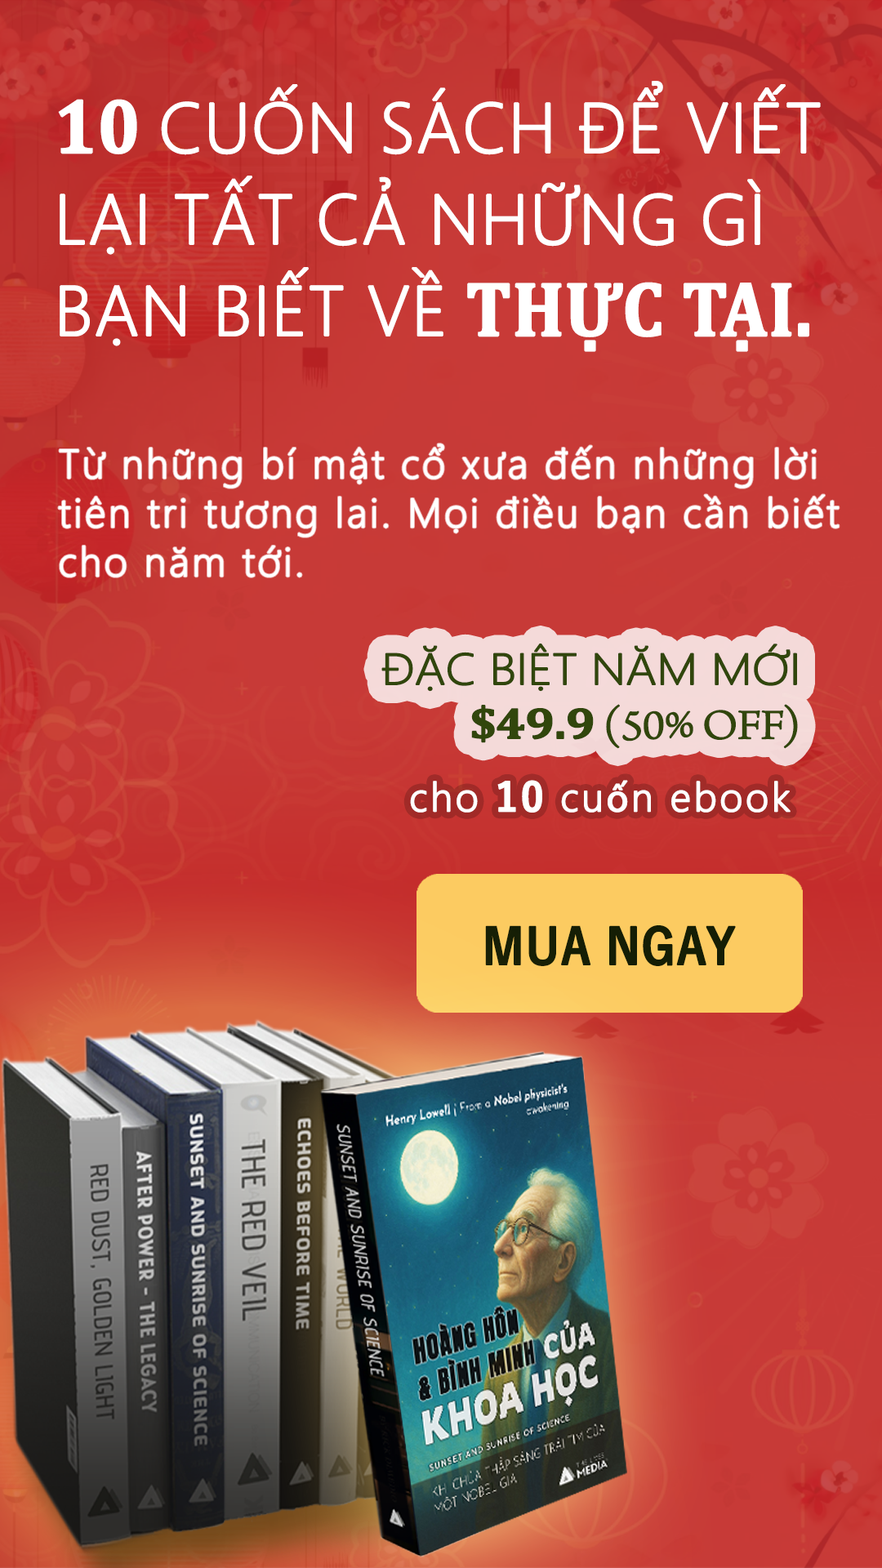
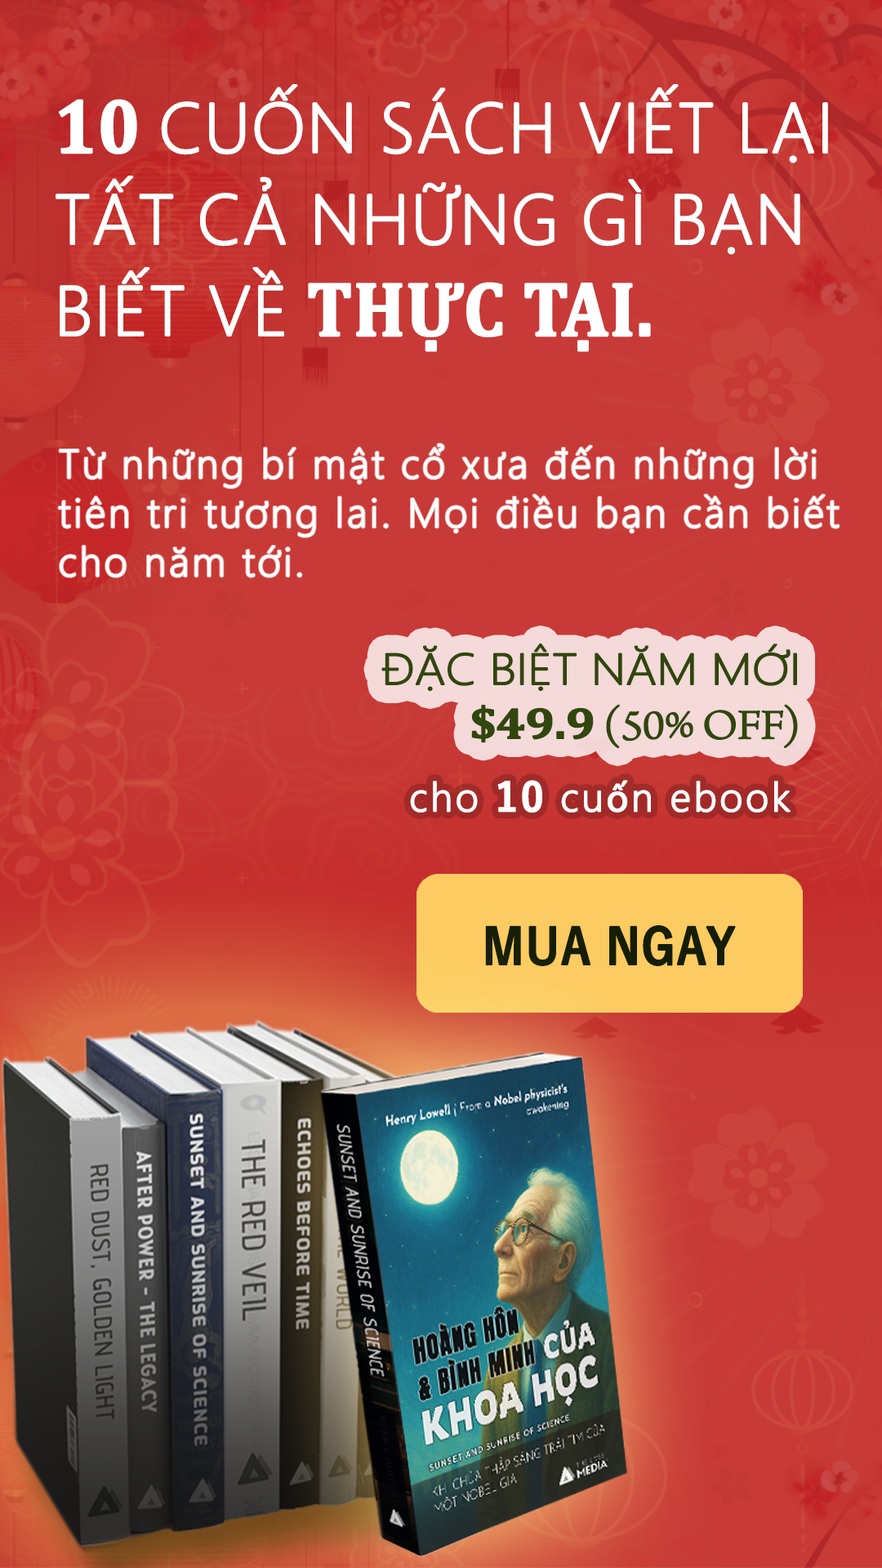
Comparing the layer stacks of the two 882px x 1568px images. Changes:
renamed "10 CUỐN SÁCH ĐỂ VIẾT LẠI TẤT CẢ NHỮNG GÌ BẠN BIẾT VỀ THỰC TẠI." to "10 CUỐN SÁCH VIẾT LẠI TẤT CẢ NHỮNG GÌ BẠN BIẾT VỀ THỰC TẠI.", painted on it over (55, 80, 829, 352)